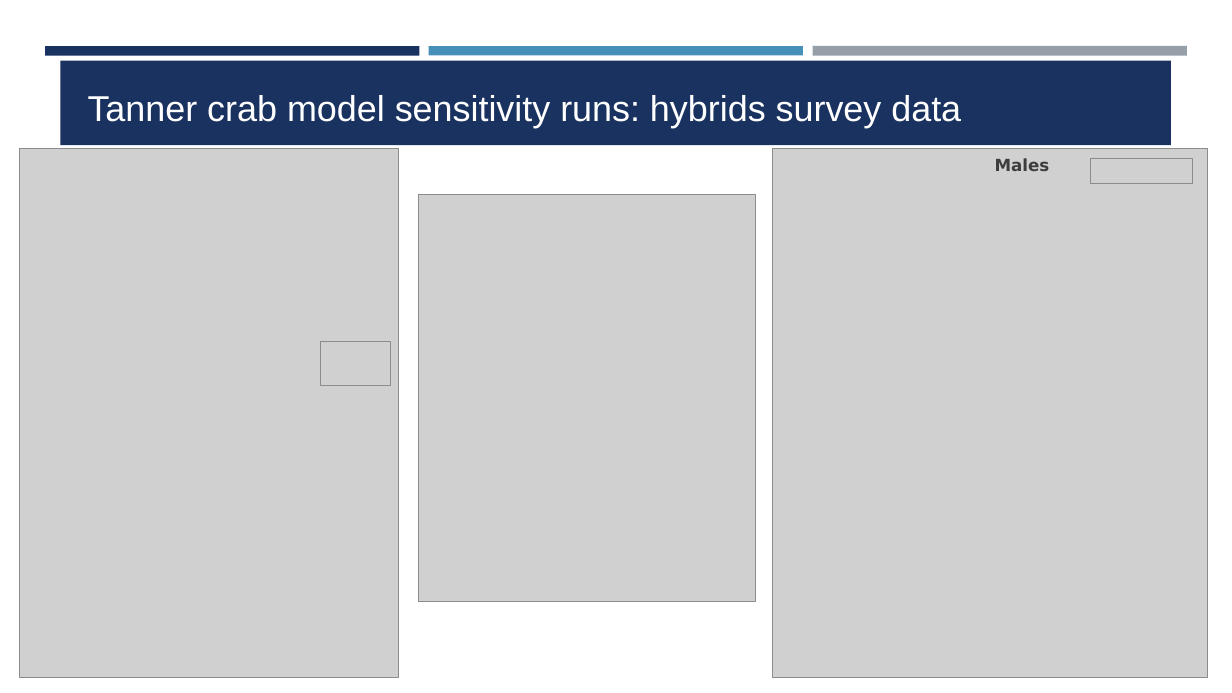
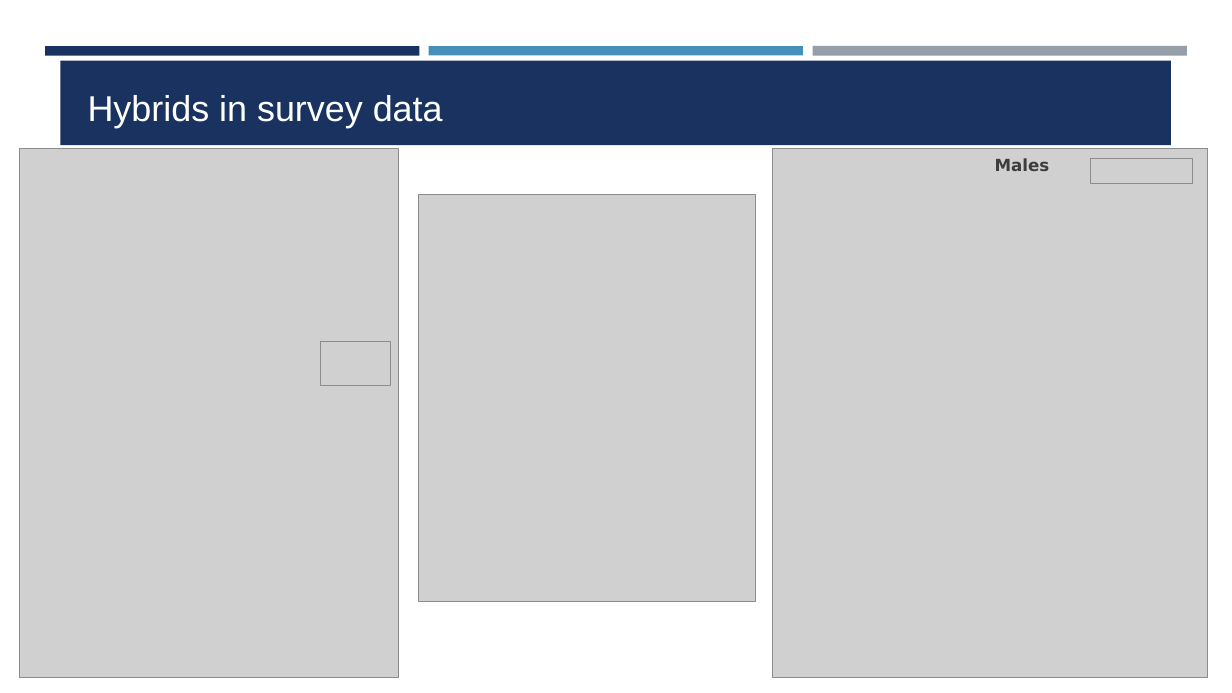
Before and after one commit to noaa-afsc/TannerCrab_2026CIEReview, a slide deck: slide 2 of presentations/HybridsConsiderations.pptx (slide 3 before the commit). Drawn at 1232x693 pixels with LibreOffice and Linux fonts; fonts in the diff are those of the drawing; grey boxes stand for pictures; background and template pictures are left out. Boxes give left, top, right and bottom in pixels: in the first picture for what was removed or moved away, otherwise in the second. Text is boxed around its words. In the diff, an @@ line names an element or a change of style, - is before the commit and + after.

Commit message:
20260521. Finished hybrid, assessment, bridging, updated agenda

```diff
--- a/presentations/HybridsConsiderations.pptx
+++ b/presentations/HybridsConsiderations.pptx
@@ title at (88, 95, 443, 128): text changed @@
-Tanner crab model sensitivity runs: hybrids survey data
+Hybrids in survey data
```
Also in this commit, not shown: 5 other slides changed, 2 slides added, 1 slide removed, 6 other files.
